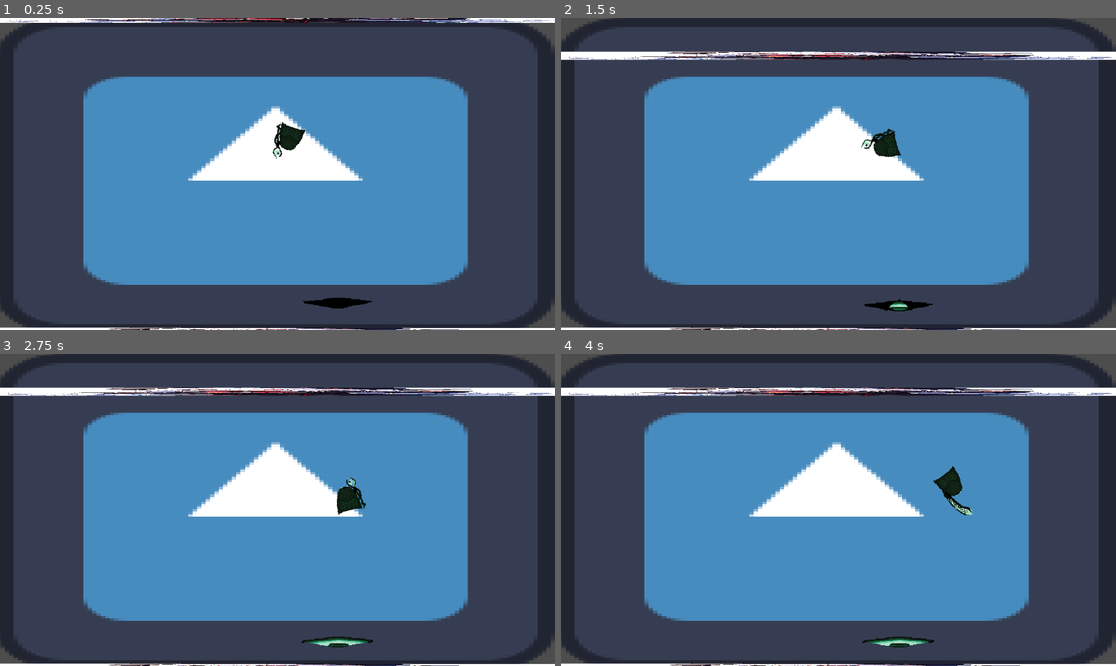
Above: before the commit, frames 1-4 (two rows, left to right).
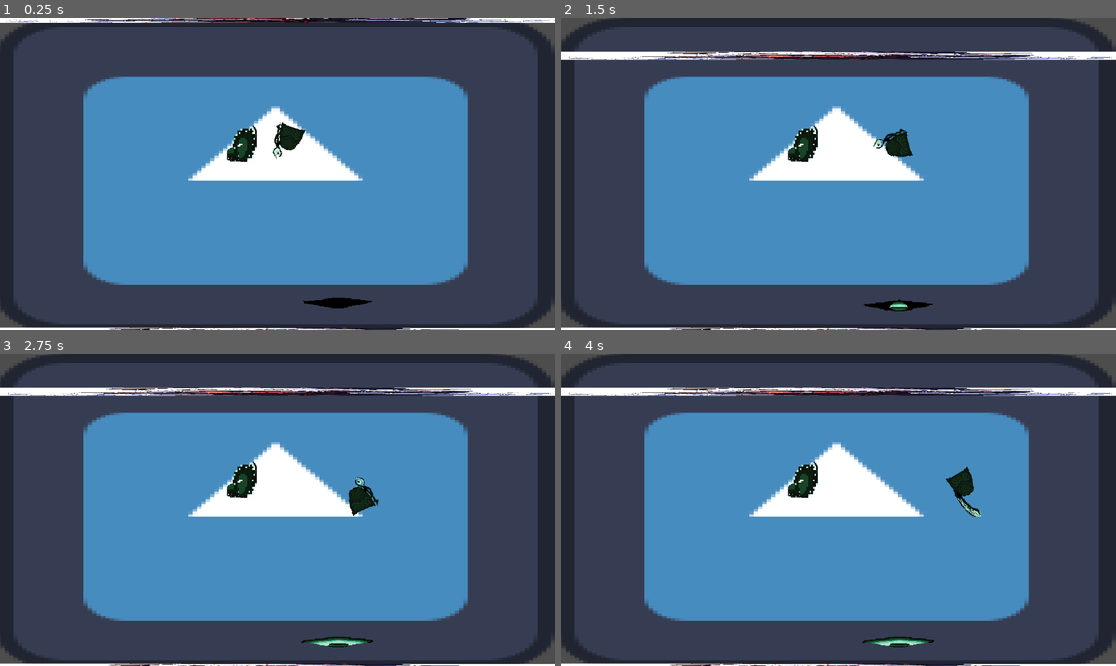
Above: after the commit, the same moments.

Repository: Lucas-FAlves/LudumDare_54_Godot
Game: Godot game, scene res://Scenes/Level.tscn
The game is run twice, just before and just after one commit, with the same random seed, the same clock (stepped at 60 frames per second) and the same inputs. The engine's default icon, where the game draws it, is replaced by a stand-in: a white triangle on a blue panel in a dark square.
Inputs (mouse positions are in pixels of both pictures, inside the frame that each line leads up to):
- Up to frame 1 (0.25 s): no input
- Up to frame 2 (1.5 s): move the mouse to (960, 158) at 0.52 s; hold D (Move_Right) 0.53-1.28 s; tap E (Attack) at 0.6, 1.35 s; move the mouse to (727, 189) at 1.27 s; hold S (Move_Down) from 1.28 s (still down)
- Up to frame 3 (2.75 s): move the mouse to (333, 441) at 2.02 s; release S (Move_Down) at 2.03 s; hold D (Move_Right) from 2.03 s (still down); tap E (Attack) at 2.1 s
- Up to frame 4 (4 s): move the mouse to (810, 572) at 2.77 s; release D (Move_Right) at 2.78 s; hold W (Move_Up) 2.78-3.53 s; tap E (Attack) at 2.85, 3.6 s; move the mouse to (1005, 556) at 3.52 s; hold A (Move_Left) from 3.53 s (still down)

The runs differ from the first frame. In frame 1, 0.4% of the frame differs, in the area x 40-47%, y 34-47%; in frame 2, 0.9%; in frame 3, 0.9%; in frame 4, 1.0%, in the area x 40-76%, y 34-53%.

Commit message:
Olho morre denov, pó confiar vilela

Diff:
--- a/Prefabs/tentaculo.tscn
+++ b/Prefabs/tentaculo.tscn
@@ -1,12 +1,98 @@
-[gd_scene load_steps=3 format=3 uid="uid://bjem8685ufbgt"]
+[gd_scene load_steps=23 format=3 uid="uid://bjem8685ufbgt"]
 
 [ext_resource type="Script" path="res://Scenes/triggertentaculo.gd" id="1_qqwfq"]
+[ext_resource type="Texture2D" uid="uid://c6upt4w8iy34k" path="res://Sprites/Tentaculos/Atacando/tentaculos_attack_0.png" id="2_1b6ca"]
+[ext_resource type="Texture2D" uid="uid://nwqvfdtlr3cg" path="res://Sprites/Tentaculos/Atacando/tentaculos_attack_1.png" id="3_rrgks"]
+[ext_resource type="Texture2D" uid="uid://bqjhf0fp87y7h" path="res://Sprites/Tentaculos/Atacando/tentaculos_attack_2.png" id="4_q7cic"]
+[ext_resource type="Texture2D" uid="uid://ws5akqmjobl8" path="res://Sprites/Tentaculos/Atacando/tentaculos_attack_3.png" id="5_x7ucn"]
+[ext_resource type="Texture2D" uid="uid://dlbchiqjh3u38" path="res://Sprites/Tentaculos/Atacando/tentaculos_attack_4.png" id="6_hu3tk"]
+[ext_resource type="Texture2D" uid="uid://doj8utfedd37x" path="res://Sprites/Tentaculos/Atacando/tentaculos_attack_5.png" id="7_tt2dl"]
+[ext_resource type="Texture2D" uid="uid://dufp402rrbg2a" path="res://Sprites/Tentaculos/Atacando/tentaculos_attack_6.png" id="8_mfm2x"]
+[ext_resource type="Texture2D" uid="uid://b17rpeyjdv2cr" path="res://Sprites/Tentaculos/Atacando/tentaculos_attack_7.png" id="9_2w24q"]
+[ext_resource type="Texture2D" uid="uid://dx4wm7wxijb55" path="res://Sprites/Tentaculos/Atacando/tentaculos_attack_8.png" id="10_ojmme"]
+[ext_resource type="Texture2D" uid="uid://bxwom2tsupgbx" path="res://Sprites/Tentaculos/Atacando/tentaculos_attack_9.png" id="11_cipli"]
+[ext_resource type="Texture2D" uid="uid://d1rks2fusl2rc" path="res://Sprites/Tentaculos/Atacando/tentaculos_attack_10.png" id="12_qats7"]
+[ext_resource type="Texture2D" uid="uid://cf043gnnaqt5a" path="res://Sprites/Tentaculos/Atacando/tentaculos_attack_11.png" id="13_skrkc"]
+[ext_resource type="Texture2D" uid="uid://cg60mpqgj3u7r" path="res://Sprites/Tentaculos/Atacando/tentaculos_attack_12.png" id="14_3dcc8"]
+[ext_resource type="Texture2D" uid="uid://bq0vqqioctqp" path="res://Sprites/Tentaculos/Spawnando/Tentaculo_Spawn_0.png" id="15_7fxj6"]
+[ext_resource type="Texture2D" uid="uid://cbvkt5mt6jjls" path="res://Sprites/Tentaculos/Spawnando/Tentaculo_Spawn_1.png" id="16_p24ft"]
+[ext_resource type="Texture2D" uid="uid://wnlir105wj4j" path="res://Sprites/Tentaculos/Spawnando/Tentaculo_Spawn_2.png" id="17_832km"]
+[ext_resource type="Texture2D" uid="uid://c78dwistgkobr" path="res://Sprites/Tentaculos/Spawnando/Tentaculo_Spawn_3.png" id="18_87o60"]
+[ext_resource type="Texture2D" uid="uid://6hhvav3dk53a" path="res://Sprites/Tentaculos/Spawnando/Tentaculo_Spawn_4.png" id="19_6ckrb"]
+[ext_resource type="Script" path="res://Scripts/TentacleAnimHandler.gd" id="20_qvxax"]
 
 [sub_resource type="RectangleShape2D" id="RectangleShape2D_vj7hb"]
 size = Vector2(123, 128.653)
 
+[sub_resource type="SpriteFrames" id="SpriteFrames_dkjhu"]
+animations = [{
+"frames": [{
+"duration": 1.0,
+"texture": ExtResource("2_1b6ca")
+}, {
+"duration": 1.0,
+"texture": ExtResource("3_rrgks")
+}, {
+"duration": 1.0,
+"texture": ExtResource("4_q7cic")
+}, {
+"duration": 1.0,
+"texture": ExtResource("5_x7ucn")
+}, {
+"duration": 1.0,
+"texture": ExtResource("6_hu3tk")
+}, {
+"duration": 1.0,
+"texture": ExtResource("7_tt2dl")
+}, {
+"duration": 1.0,
+"texture": ExtResource("8_mfm2x")
+}, {
+"duration": 1.0,
+"texture": ExtResource("9_2w24q")
+}, {
+"duration": 1.0,
+"texture": ExtResource("10_ojmme")
+}, {
+"duration": 1.0,
+"texture": ExtResource("11_cipli")
+}, {
+"duration": 1.0,
+"texture": ExtResource("12_qats7")
+}, {
+"duration": 1.0,
+"texture": ExtResource("13_skrkc")
+}, {
+"duration": 1.0,
+"texture": ExtResource("14_3dcc8")
+}],
+"loop": true,
+"name": &"Attack",
+"speed": 5.0
+}, {
+"frames": [{
+"duration": 1.0,
+"texture": ExtResource("15_7fxj6")
+}, {
+"duration": 1.0,
+"texture": ExtResource("16_p24ft")
+}, {
+"duration": 1.0,
+"texture": ExtResource("17_832km")
+}, {
+"duration": 1.0,
+"texture": ExtResource("18_87o60")
+}, {
+"duration": 1.0,
+"texture": ExtResource("19_6ckrb")
+}],
+"loop": true,
+"name": &"Spawn",
+"speed": 5.0
+}]
+
 [node name="Area2D" type="Area2D"]
-position = Vector2(878, 545)
+position = Vector2(542, 264)
 scale = Vector2(1, 1.53125)
 priority = 1
 script = ExtResource("1_qqwfq")
@@ -18,5 +104,15 @@
 [node name="Timer" type="Timer" parent="."]
 one_shot = true
 
+[node name="AnimatedSprite2D" type="AnimatedSprite2D" parent="."]
+sprite_frames = SubResource("SpriteFrames_dkjhu")
+animation = &"Attack"
+script = ExtResource("20_qvxax")
+
+[node name="Sprite2D" type="Sprite2D" parent="AnimatedSprite2D"]
+position = Vector2(-34.25, -0.954086)
+scale = Vector2(3.32353, 2.52138)
+texture = ExtResource("19_6ckrb")
+
 [connection signal="body_entered" from="." to="." method="_on_body_entered"]
 [connection signal="timeout" from="Timer" to="." method="_on_timer_timeout"]
--- a/Scripts/Player/Player_Attack.gd
+++ b/Scripts/Player/Player_Attack.gd
@@ -28,5 +28,6 @@
 	if killNode:
 		killNode = false
 		olho.get_node("CollisionShape2D/AnimatedSprite2D").play("Closing")
+		olho.queue_free()
 		print("matou polvo")
 	jogador.set_physics_process(true)
--- /dev/null
+++ b/Scripts/TentacleAnimHandler.gd
@@ -0,0 +1,11 @@
+extends AnimatedSprite2D
+
+
+# Called when the node enters the scene tree for the first time.
+func _ready():
+	pass # Replace with function body.
+
+
+# Called every frame. 'delta' is the elapsed time since the previous frame.
+func _process(delta):
+	pass
